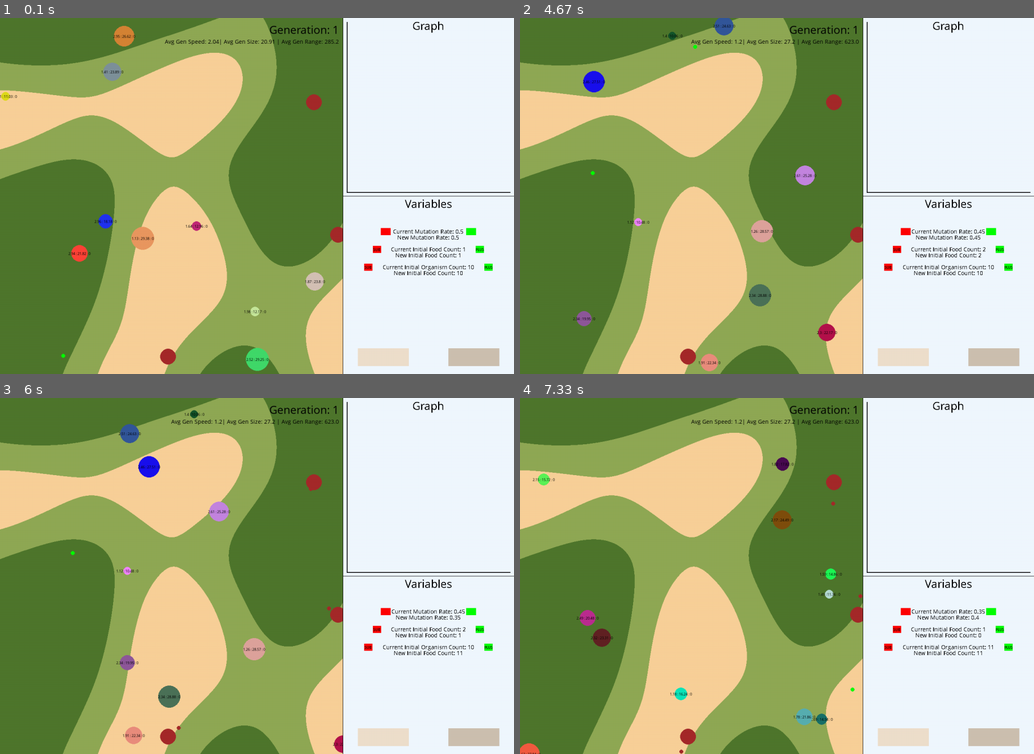
Above: before the commit, frames 1-4 (two rows, left to right).
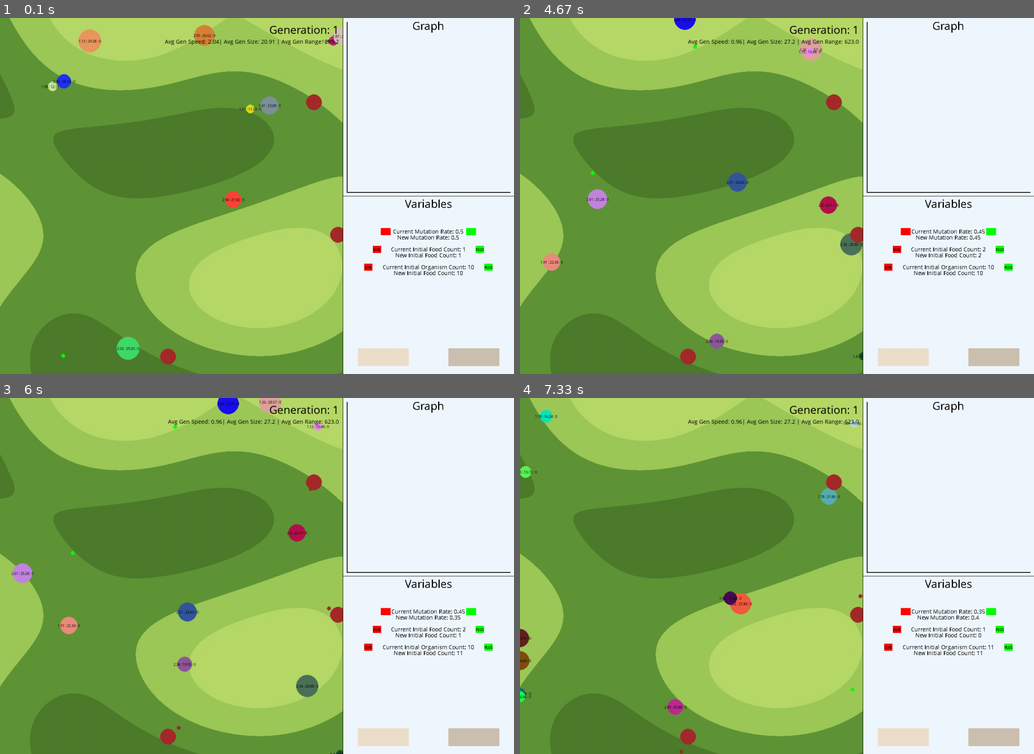
Above: after the commit, the same moments.

Repository: neil-phan/evolve
Game: pygame game, started from src/graphics.py
Same seed, same stepped clock (60 frames per second), same inputs: the game is played once before the commit and once after it.
Inputs (mouse positions are in pixels of both pictures, inside the frame that each line leads up to):
- Up to frame 1 (0.1 s): no input
- Up to frame 2 (4.67 s): click "PLUS" at 0.38 s; click (895, 249) at 0.72 s; press the mouse at (895, 249) at 1.03 s; move the mouse to (782, 192) at 1.13 s; release the mouse at (669, 139) at 1.27 s; press the mouse at (890, 267) at 1.37 s; move the mouse to (828, 295) at 1.47 s; release the mouse at (766, 324) at 1.6 s; press the mouse at (890, 267) at 1.7 s; move the mouse to (735, 228) at 1.8 s; release the mouse at (586, 185) at 1.93 s; press the mouse at (992, 356) at 2.03 s; move the mouse to (900, 341) at 2.13 s; release the mouse at (812, 331) at 2.27 s; click (900, 356) at 2.38 s; press the mouse at (1008, 267) at 2.7 s; move the mouse to (838, 245) at 2.8 s; release the mouse at (669, 224) at 2.93 s; press the mouse at (998, 249) at 3.03 s; move the mouse to (812, 224) at 3.13 s; release the mouse at (622, 199) at 3.27 s; press the mouse at (905, 231) at 3.37 s; move the mouse to (869, 228) at 3.47 s; release the mouse at (838, 228) at 3.6 s; press the mouse at (1008, 267) at 3.7 s; move the mouse to (864, 285) at 3.8 s; release the mouse at (720, 302) at 3.93 s; press the mouse at (998, 249) at 4.03 s; move the mouse to (915, 220) at 4.13 s; release the mouse at (828, 188) at 4.27 s; press the mouse at (900, 356) at 4.37 s; move the mouse to (756, 270) at 4.47 s; release the mouse at (612, 188) at 4.6 s
- Up to frame 3 (6 s): press the mouse at (375, 629) at 4.7 s; move the mouse to (411, 654) at 4.8 s; release the mouse at (447, 679) at 4.93 s; press the mouse at (385, 611) at 5.03 s; move the mouse to (267, 618) at 5.13 s; release the mouse at (149, 629) at 5.27 s; press the mouse at (385, 611) at 5.37 s; move the mouse to (303, 558) at 5.47 s; release the mouse at (221, 508) at 5.6 s; press the mouse at (488, 647) at 5.7 s; move the mouse to (344, 665) at 5.8 s; release the mouse at (200, 682) at 5.93 s
- Up to frame 4 (7.33 s): press the mouse at (900, 736) at 6.03 s; move the mouse to (864, 632) at 6.13 s; release the mouse at (823, 526) at 6.27 s; press the mouse at (900, 736) at 6.37 s; move the mouse to (869, 665) at 6.47 s; release the mouse at (833, 593) at 6.6 s; press the mouse at (895, 629) at 6.7 s; move the mouse to (777, 597) at 6.8 s; release the mouse at (658, 568) at 6.93 s; press the mouse at (992, 611) at 7.03 s; move the mouse to (828, 583) at 7.13 s; release the mouse at (669, 551) at 7.27 s

The runs differ from the first frame. In frame 1, 64% of the frame differs, in the area x 0-67%, y 0-100%; in frame 2, 64%; in frame 3, 64%; in frame 4, 64%.

Commit message:
added terrain files and varying speeds

Diff:
--- a/src/graphics.py
+++ b/src/graphics.py
@@ -1,3 +1,4 @@
+from attr import asdict
 import pygame
 from simple import organism, predator, food, tree
 from simple.terrain import simple_terrain
@@ -5,6 +6,7 @@
 import matplotlib.pyplot as plt
 import graph
 import random
+from PIL import Image
 
 """
 Helper class to make the buttons for the menu variables.
@@ -20,7 +22,8 @@
 
         self.button_surface = pygame.Surface((self.w, self.h))
         self.button_surface.fill(color)
-        self.button_rect = self.button_surface.get_rect(center=(self.x, self.y))
+        self.button_rect = self.button_surface.get_rect(
+            center=(self.x, self.y))
 
         self.text_surface = self.font.render(self.text, False, 'black')
         self.text_rect = self.text_surface.get_rect(center=(self.x, self.y))
@@ -33,6 +36,7 @@
         if self.button_rect.collidepoint(pygame.mouse.get_pos()) and pygame.mouse.get_pressed()[0]:
             return func(variable)
         return variable
+
 
 # initialize pygame
 pygame.init()
@@ -45,7 +49,17 @@
 
 # Terrain variables
 FEATURE_SIZE = 100  # controls "resolution" (higher means more blurry)
-FREQUENCY = 3  # controls noise level (higher means more noise)
+FREQUENCY = 2  # controls noise level (higher means more noise)
+MUD = (112, 84, 62)  # this can also be water
+BEACH = (212, 209, 181)
+GRASS = (183, 217, 104)
+HILL = (157, 201, 88)
+FOREST = (95, 149, 55)
+DARK_FOREST = (77, 124, 45)
+image_string = 'generated_terrains/terrain' + \
+    str(random.randrange(1, 13)) + '.jpg'
+im = Image.open(image_string)
+pix = im.load()
 
 # Environment variables
 FPS = 60
@@ -109,32 +123,38 @@
 menu_rect = menu_surface.get_rect(topleft=(SIM_WIDTH, 0))
 
 graph_text_surface = FONT.render('Graph', False, 'black')
-graph_text_surface_rect = graph_text_surface.get_rect(midtop=(SIM_WIDTH+offset // 2, 0))
+graph_text_surface_rect = graph_text_surface.get_rect(
+    midtop=(SIM_WIDTH + offset // 2, 0))
 variables_text_surface = FONT.render('Variables', False, 'black')
-variables_text_surface_rect = variables_text_surface.get_rect(midtop=(SIM_WIDTH+offset//2, HEIGHT//2))
-
-pause_surface = pygame.Surface((offset*0.30, HEIGHT*0.05))
+variables_text_surface_rect = variables_text_surface.get_rect(
+    midtop=(SIM_WIDTH + offset // 2, HEIGHT // 2))
+
+pause_surface = pygame.Surface((offset * 0.30, HEIGHT * 0.05))
 pause_surface.fill('antiquewhite3')
-pause_surface_rect = pause_surface.get_rect(bottomleft=(WIDTH-offset//2+50, HEIGHT - 20))
-
-generate_surface = pygame.Surface((offset*0.30, HEIGHT*0.05))
+pause_surface_rect = pause_surface.get_rect(
+    bottomleft=(WIDTH - offset // 2 + 50, HEIGHT - 20))
+
+generate_surface = pygame.Surface((offset * 0.30, HEIGHT * 0.05))
 generate_surface.fill('antiquewhite2')
-generate_surface_rect = generate_surface.get_rect(bottomright=(WIDTH-(offset//2)-50, HEIGHT-20))
+generate_surface_rect = generate_surface.get_rect(
+    bottomright=(WIDTH - (offset // 2) - 50, HEIGHT - 20))
 
 # GRAPH STUFF
-graph = graph.Graph(WINDOW, ((SIM_WIDTH, WIDTH), (HEIGHT//2, 0)))
-
-#SIMULATION OVER
+graph = graph.Graph(WINDOW, ((SIM_WIDTH, WIDTH), (HEIGHT // 2, 0)))
+
+# SIMULATION OVER
 simulation_over_text = FONT.render('Simulation Over.', False, 'black')
-simulation_over_text_rect = simulation_over_text.get_rect(center=(SIM_WIDTH//2, HEIGHT//2))
-
-range_plus_button= Button(WINDOW, (offset*0.06, HEIGHT*0.02), (SIM_WIDTH+offset//2-offset*0.25, HEIGHT//2+HEIGHT*0.1), 'aquamarine3', 'PLUS', 10)
+simulation_over_text_rect = simulation_over_text.get_rect(
+    center=(SIM_WIDTH // 2, HEIGHT // 2))
+
+range_plus_button = Button(WINDOW, (offset * 0.06, HEIGHT * 0.02), (SIM_WIDTH +
+                           offset // 2 - offset * 0.25, HEIGHT // 2 + HEIGHT * 0.1), 'aquamarine3', 'PLUS', 10)
 # Produce a random color combination
 def random_color():
     r = random.randrange(0, 256)
     g = random.randrange(0, 256)
     b = random.randrange(0, 256)
-    return (r,g,b)
+    return (r, g, b)
 
 # Create N organisms with unique traits
 def make_organisms(N, mutation_rate):
@@ -143,9 +163,10 @@
         'x_max': SIM_WIDTH,
         'y_max': HEIGHT,
     }
-    for i in range (N):
+    for i in range(N):
         color = random_color()
-        org = organism.Organism(color, env_map, mutation_rate, settings=o_settings)
+        org = organism.Organism(
+            color, env_map, mutation_rate, settings=o_settings)
         orgs.append(org)
     return orgs
 
@@ -190,7 +211,7 @@
             orgs.remove(org)
         else:
             if org.fitness >= 2:
-                for i in range(org.fitness-1):
+                for i in range(org.fitness - 1):
                     child = org.reproduce()
                     orgs.append(child)
             org.fitness = 0
@@ -217,8 +238,22 @@
 def draw(orgs, preds, foods, trees, generation_num, terrain):
     surface = pygame.image.load(terrain)
     WINDOW.blit(surface, (0, 0))
-
     for org in orgs:
+        # changing speed based on terrain
+        color = pix[org.x, org.y]
+        if color == MUD:
+            org.speed = org.speeds[8]
+        elif color == BEACH:
+            org.speed = org.speeds[0]
+        elif color == GRASS:
+            org.speed = org.speeds[1]
+        elif color == HILL:
+            org.speed = org.speeds[2]
+        elif color == FOREST:
+            org.speed = org.speeds[3]
+        elif color == DARK_FOREST:
+            org.speed = org.speeds[5]
+
         org.draw(WINDOW)
         org.nearest_food(foods)
         org.think()
@@ -247,7 +282,8 @@
 
     WINDOW.blit(menu_surface, menu_rect)
     pygame.draw.line(WINDOW, 'black', (SIM_WIDTH, 0), (SIM_WIDTH, HEIGHT), 1)
-    pygame.draw.line(WINDOW, 'black', (SIM_WIDTH, HEIGHT // 2), (WIDTH, HEIGHT // 2), 1)
+    pygame.draw.line(WINDOW, 'black', (SIM_WIDTH, HEIGHT // 2),
+                     (WIDTH, HEIGHT // 2), 1)
 
     WINDOW.blit(graph_text_surface, graph_text_surface_rect)
     WINDOW.blit(variables_text_surface, variables_text_surface_rect)
@@ -272,16 +308,16 @@
     WINDOW.blit(simulation_over_text, simulation_over_text_rect)
 
 def subtract_food(food_count):
-    return food_count-1
+    return food_count - 1
 
 def add_food(food_count):
-    return food_count+1
+    return food_count + 1
 
 def subtract_org(org_count):
-    return org_count-1
+    return org_count - 1
 
 def add_org(org_count):
-    return org_count+1
+    return org_count + 1
 
 # create game loop
 def main():
@@ -305,26 +341,31 @@
     generation_num = 1
     paused = False
 
-    plus_text_surface = pygame.Surface((offset*0.06, HEIGHT*0.02))
+    plus_text_surface = pygame.Surface((offset * 0.06, HEIGHT * 0.02))
     plus_text_surface.fill('green')
-    plus_text_rect = plus_text_surface.get_rect(center=(SIM_WIDTH+offset//2+offset*0.25, HEIGHT//2+HEIGHT*0.1))
-    minus_surface = pygame.Surface((offset*0.06, HEIGHT*0.02))
+    plus_text_rect = plus_text_surface.get_rect(
+        center=(SIM_WIDTH + offset // 2 + offset * 0.25, HEIGHT // 2 + HEIGHT * 0.1))
+    minus_surface = pygame.Surface((offset * 0.06, HEIGHT * 0.02))
     minus_surface.fill('red')
-    minus_rect = minus_surface.get_rect(center=(SIM_WIDTH+offset//2-offset*0.25, HEIGHT//2+HEIGHT*0.1))
-
-    food_plus = Button(WINDOW, (offset*0.05, HEIGHT*0.02), (SIM_WIDTH+offset//2+offset*0.30, HEIGHT//2+HEIGHT*0.15), 'green', 'PLUS', 10)
-    food_minus = Button(WINDOW, (offset*0.05, HEIGHT*0.02), (SIM_WIDTH+offset//2-offset*0.30, HEIGHT//2+HEIGHT*0.15), 'red', 'SUB', 10)
-
-    org_plus = Button(WINDOW, (offset*0.05, HEIGHT*0.02), (SIM_WIDTH+offset//2+offset*0.35, HEIGHT//2+HEIGHT*0.20), 'green', 'PLUS', 10)
-    org_minus = Button(WINDOW, (offset*0.05, HEIGHT*0.02), (SIM_WIDTH+offset//2-offset*0.35, HEIGHT//2+HEIGHT*0.20), 'red', 'SUB', 10)
-
+    minus_rect = minus_surface.get_rect(
+        center=(SIM_WIDTH + offset // 2 - offset * 0.25, HEIGHT // 2 + HEIGHT * 0.1))
+
+    food_plus = Button(WINDOW, (offset * 0.05, HEIGHT * 0.02), (SIM_WIDTH + offset //
+                       2 + offset * 0.30, HEIGHT // 2 + HEIGHT * 0.15), 'green', 'PLUS', 10)
+    food_minus = Button(WINDOW, (offset * 0.05, HEIGHT * 0.02), (SIM_WIDTH +
+                        offset // 2 - offset * 0.30, HEIGHT // 2 + HEIGHT * 0.15), 'red', 'SUB', 10)
+
+    org_plus = Button(WINDOW, (offset * 0.05, HEIGHT * 0.02), (SIM_WIDTH + offset //
+                      2 + offset * 0.35, HEIGHT // 2 + HEIGHT * 0.20), 'green', 'PLUS', 10)
+    org_minus = Button(WINDOW, (offset * 0.05, HEIGHT * 0.02), (SIM_WIDTH +
+                       offset // 2 - offset * 0.35, HEIGHT // 2 + HEIGHT * 0.20), 'red', 'SUB', 10)
 
     speed, size, rng = make_graph(orgs)
     np.append(DATA, (speed, size, rng))
 
     while running:
         org_num = len(orgs)
-        clock.tick(FPS) #   Caps game frames at 60fps
+        clock.tick(FPS)  # Caps game frames at 60fps
         for event in pygame.event.get():
             if event.type == pygame.QUIT:
                 running = False
@@ -333,8 +374,10 @@
             new_food_count = food_plus.action(add_food, new_food_count)
             new_food_count = food_minus.action(subtract_food, new_food_count)
 
-            new_initial_org_count = org_plus.action(add_org, new_initial_org_count)
-            new_initial_org_count = org_minus.action(subtract_org, new_initial_org_count)
+            new_initial_org_count = org_plus.action(
+                add_org, new_initial_org_count)
+            new_initial_org_count = org_minus.action(
+                subtract_org, new_initial_org_count)
 
             if pause_surface_rect.collidepoint(pygame.mouse.get_pos()) and pygame.mouse.get_pressed()[0]:
                 paused = not paused
@@ -345,7 +388,8 @@
                 mutation_rate = new_mutation_rate
                 food_count = new_food_count
                 initial_org_count = new_initial_org_count
-                orgs, foods, counter, generation_num, paused = generate_simulation(initial_org_count, mutation_rate, food_count)
+                orgs, foods, counter, generation_num, paused = generate_simulation(
+                    initial_org_count, mutation_rate, food_count)
 
             if plus_text_rect.collidepoint(pygame.mouse.get_pos()) and pygame.mouse.get_pressed()[0]:
                 new_mutation_rate = round(new_mutation_rate + 0.05, 2)
@@ -355,7 +399,6 @@
                     new_mutation_rate = round(new_mutation_rate - 0.05, 2)
 
             if event.type == pygame.USEREVENT:
-
 
                 # # replenish food in areas without trees
                 # if counter % FOOD_REPLENISH_TIME == 0:
@@ -377,9 +420,9 @@
                 if not paused:
                     counter -= 1
 
-                        #reset after 15 seconds per generation
+                    # reset after 15 seconds per generation
                 if counter == 0 and org_num > 0:
-                    generation_num+=1
+                    generation_num += 1
                     speed, size, rng = make_graph(orgs)
                     np.append(DATA, (speed, size, rng))
                     generation_done(orgs, speed, size)
@@ -387,7 +430,7 @@
                     counter = GEN_TIMER
 
         if len(foods) == 0 and org_num > 0:
-            generation_num+=1
+            generation_num += 1
             speed, size, rng = make_graph(orgs)
             np.append(DATA, (speed, size, rng))
             generation_done(orgs, speed, size)
@@ -395,24 +438,35 @@
             counter = GEN_TIMER
 
         # Display all objects on screen
-        draw(orgs, preds, foods, trees, generation_num, "landscape.png")
+        draw(orgs, preds, foods, trees, generation_num, image_string)
 
         # MENU VARIABLES
-        mutation_text_surface = SUB_FONT.render(f'Current Mutation Rate: {str(mutation_rate)}', False, 'black')
-        new_mutation_text_surface = SUB_FONT.render(f'New Mutation Rate: {str(new_mutation_rate)}', False, 'black')
-        mutation_text_rect = mutation_text_surface.get_rect(center=(SIM_WIDTH+offset//2, HEIGHT//2+HEIGHT*0.1))
-        new_mutation_text_rect = new_mutation_text_surface.get_rect(center=(SIM_WIDTH+offset//2, HEIGHT//2+HEIGHT*0.1+15))
-
-        food_text_surface = SUB_FONT.render(f'Current Initial Food Count: {str(food_count)}', False, 'black')
-        new_food_text_surface = SUB_FONT.render(f'New Initial Food Count: {str(new_food_count)}', False, 'black')
-        food_text_rect = food_text_surface.get_rect(center=(SIM_WIDTH+offset//2, HEIGHT//2+HEIGHT*0.15))
-        new_food_text_rect = new_food_text_surface.get_rect(center=(SIM_WIDTH+offset//2, HEIGHT//2+HEIGHT*0.15+15))
-
-        org_text_surface = SUB_FONT.render(f'Current Initial Organism Count: {str(initial_org_count)}', False, 'black')
-        new_org_text_surface = SUB_FONT.render(f'New Initial Food Count: {str(new_initial_org_count)}', False, 'black')
-        org_text_rect = org_text_surface.get_rect(center=(SIM_WIDTH+offset//2, HEIGHT//2+HEIGHT*0.20))
-        new_org_text_rect = new_org_text_surface.get_rect(center=(SIM_WIDTH+offset//2, HEIGHT//2+HEIGHT*0.20+15))
-
+        mutation_text_surface = SUB_FONT.render(
+            f'Current Mutation Rate: {str(mutation_rate)}', False, 'black')
+        new_mutation_text_surface = SUB_FONT.render(
+            f'New Mutation Rate: {str(new_mutation_rate)}', False, 'black')
+        mutation_text_rect = mutation_text_surface.get_rect(
+            center=(SIM_WIDTH + offset // 2, HEIGHT // 2 + HEIGHT * 0.1))
+        new_mutation_text_rect = new_mutation_text_surface.get_rect(
+            center=(SIM_WIDTH + offset // 2, HEIGHT // 2 + HEIGHT * 0.1 + 15))
+
+        food_text_surface = SUB_FONT.render(
+            f'Current Initial Food Count: {str(food_count)}', False, 'black')
+        new_food_text_surface = SUB_FONT.render(
+            f'New Initial Food Count: {str(new_food_count)}', False, 'black')
+        food_text_rect = food_text_surface.get_rect(
+            center=(SIM_WIDTH + offset // 2, HEIGHT // 2 + HEIGHT * 0.15))
+        new_food_text_rect = new_food_text_surface.get_rect(
+            center=(SIM_WIDTH + offset // 2, HEIGHT // 2 + HEIGHT * 0.15 + 15))
+
+        org_text_surface = SUB_FONT.render(
+            f'Current Initial Organism Count: {str(initial_org_count)}', False, 'black')
+        new_org_text_surface = SUB_FONT.render(
+            f'New Initial Food Count: {str(new_initial_org_count)}', False, 'black')
+        org_text_rect = org_text_surface.get_rect(
+            center=(SIM_WIDTH + offset // 2, HEIGHT // 2 + HEIGHT * 0.20))
+        new_org_text_rect = new_org_text_surface.get_rect(
+            center=(SIM_WIDTH + offset // 2, HEIGHT // 2 + HEIGHT * 0.20 + 15))
 
         WINDOW.blit(mutation_text_surface, mutation_text_rect)
         WINDOW.blit(new_mutation_text_surface, new_mutation_text_rect)
@@ -430,14 +484,16 @@
 
         # GRAPH
         text = FONT.render(f"Generation: {generation_num}", 1, 'black')
-        graph_text = SUB_FONT.render(f"Avg Gen Speed: {speed}| Avg Gen Size: {size} | Avg Gen Range: {rng}", 1, 'black')
-        WINDOW.blit(text, (SIM_WIDTH-10-text.get_width(), 10))
-        WINDOW.blit(graph_text, (SIM_WIDTH-10-graph_text.get_width(), 50))
+        graph_text = SUB_FONT.render(
+            f"Avg Gen Speed: {speed}| Avg Gen Size: {size} | Avg Gen Range: {rng}", 1, 'black')
+        WINDOW.blit(text, (SIM_WIDTH - 10 - text.get_width(), 10))
+        WINDOW.blit(graph_text, (SIM_WIDTH - 10 - graph_text.get_width(), 50))
         graph.draw()
 
         if org_num == 0:
             simulation_over()
         pygame.display.update()
 
+
 if __name__ == '__main__':
     main()
--- /dev/null
+++ b/src/imagetest.py
@@ -0,0 +1,9 @@
+from PIL import Image
+import random
+# string = 'terrain' + str(random.randrange(1, 13)) + '.png'
+# print(string)
+#im = Image.open(string)
+# im.show()
+im = Image.open(
+    "/Users/aliparslan/Desktop/school/uva/comp-bio/evolve/src/generated_terrains/terrain5.jpg")
+im.show()
--- a/src/simple/organism.py
+++ b/src/simple/organism.py
@@ -23,6 +23,7 @@
     fitness (int): how much food the organism has consumed
     energy (int): the amount of energy the organism can utilize
     """
+
     def __init__(self, color, env_map, mutation_rate, coords=None, range=None, speed=None, rad=None, settings=None, wih=None, who=None):
         """
         Initializes an organism object in a random.uniform (x, y) location on env_map.
@@ -38,32 +39,42 @@
         self.range = range if range != None else random.randrange(100, 800)
         self.paused = False
         self.color = color
-        self.speed = speed if speed != None else random.uniform(1,3)
-        self.rad = rad if rad != None else random.uniform(10,30)
+        self.speed = speed if speed != None else random.uniform(1, 3)
+        my_speed = self.speed
+        self.speeds = [my_speed, 0.9 * my_speed, 0.8 * my_speed, 0.7 * my_speed,
+                       0.6 * my_speed, 0.5 * my_speed, 0.4 * my_speed, 0.3 * my_speed,
+                       0.2 * my_speed, 0.1 * my_speed, ]
+        self.rad = rad if rad != None else random.uniform(10, 30)
         self.fitness = 0
-        self.r = random.uniform(0, 360)                                       # View
+        # View
+        self.r = random.uniform(0, 360)
         # self.energy = 100000
         # self.energy_cost = self.get_energy_cost()
 
         if coords == None:
-            self.x = random.randrange(0, env_map['x_max'])                       # Starting X
-            self.y = random.randrange(0, env_map['y_max'])                       # Starting Y
+            self.x = random.randrange(
+                0, env_map['x_max'])                       # Starting X
+            self.y = random.randrange(
+                0, env_map['y_max'])                       # Starting Y
         else:
             self.x = coords[0]
             self.y = coords[1]
 
-        self.text = self.FONT.render(f'{round(self.speed, 2)} : {round(self.rad, 2)} : {round(self.fitness, 1)}', 1, 'black')
+        self.text = self.FONT.render(
+            f'{round(self.speed, 2)} : {round(self.rad, 2)} : {round(self.fitness, 1)}', 1, 'black')
         self.r_food = 0
 
         # Inner layer
         if wih is None:
-            self.wih = np.random.uniform(-1, 1, (settings['hidden'], settings['input']))
+            self.wih = np.random.uniform(-1, 1,
+                                         (settings['hidden'], settings['input']))
         else:
             self.wih = wih
 
         # Outer layer
         if who is None:
-            self.who = np.random.uniform(-1, 1, (settings['output'], settings['hidden']))
+            self.who = np.random.uniform(-1, 1,
+                                         (settings['output'], settings['hidden']))
         else:
             self.who = who
 
@@ -73,7 +84,11 @@
     def draw(self, win):
         pygame.draw.circle(win, self.color, (self.x, self.y), self.rad)
         #pygame.draw.circle(win, 'black', (self.x, self.y), self.range, 1)
-        win.blit(self.text, (self.x-self.text.get_width()//2, self.y-self.text.get_height()//2))
+        win.blit(self.text, (self.x - self.text.get_width() //
+                 2, self.y - self.text.get_height() // 2))
+
+    def change_speed(self, new_speed):
+        self.speed = new_speed
 
     ########################## NEURAL NETWORK  ##########################
     def sigmoid(x):
@@ -89,10 +104,10 @@
     def think(self):
         h1 = np.tanh(np.dot(self.wih, self.r_food))  # hidden layers
         out = np.tanh(np.dot(self.who, h1))          # output layer
-       #print(out)
+       # print(out)
         # UPDATE dv AND dr WITH MLP RESPONSE
         self.nn_direction = float(out[0])   # [-1, 1]  (left=1, right=-1)
-        #print(self.nn_direction)
+        # print(self.nn_direction)
 
     # Move the organism in its current orientation
     def move(self, xmax, ymax):
@@ -105,10 +120,14 @@
             self.y += self.speed * math.sin(math.radians(self.r))
 
             # Set the bounds
-            if self.x < 0: self.x = 0
-            elif self.x > xmax: self.x = xmax
-            if self.y < 0: self.y = 0
-            elif self.y > ymax: self.y = ymax
+            if self.x < 0:
+                self.x = 0
+            elif self.x > xmax:
+                self.x = xmax
+            if self.y < 0:
+                self.y = 0
+            elif self.y > ymax:
+                self.y = ymax
 
             self.center = (self.x, self.y)
    #######################################################################
@@ -118,12 +137,13 @@
 
     def norm(self, x, y):
         _len = self.length(x, y)
-        return x/_len, y/_len
+        return x / _len, y / _len
 
     def nearest_food(self, foods):
         pos = pygame.math.Vector2(self.x, self.y)
         if len(foods) > 0:
-            closest_food = min([food for food in foods], key=lambda food: pos.distance_to(pygame.math.Vector2(food.x, food.y)))
+            closest_food = min([food for food in foods], key=lambda food: pos.distance_to(
+                pygame.math.Vector2(food.x, food.y)))
             fx, fy = closest_food.x, closest_food.y
             dx, dy = self.x - fx, self.y - fy
             self.r_food = math.degrees(math.atan2(dy, dx))
@@ -143,20 +163,19 @@
     #         else:
     #             self.move(xmax, ymax)
 
-
     # def mouse_move(self):
     #     pos = pygame.mouse.get_pos()
     #     self.x = pos[0]
     #     self.y = pos[1]
 
     def get_distance(self, obj):
-        dist = math.hypot(obj.x - self.x, obj.y-self.y)
+        dist = math.hypot(obj.x - self.x, obj.y - self.y)
         return dist
 
     def is_eating(self, obj):
         dist = self.get_distance(obj)
-        if dist <= obj.rad + self.rad and self.rad > obj.rad*1.25:
-            self.fitness+= obj.energy
+        if dist <= obj.rad + self.rad and self.rad > obj.rad * 1.25:
+            self.fitness += obj.energy
             # self.energy+=100000
             return True
         return False
@@ -168,20 +187,28 @@
 
         # Mutate random row
         row = random.randrange(0, len(wih_new))
-        wih_new[row] = wih_new[row] * random.uniform(1-self.mutation_rate, 1+self.mutation_rate)
+        wih_new[row] = wih_new[row] * \
+            random.uniform(1 - self.mutation_rate, 1 + self.mutation_rate)
         row = random.randrange(0, len(who_new))
-        who_new[row] = who_new[row] * random.uniform(1-self.mutation_rate, 1+self.mutation_rate)
+        who_new[row] = who_new[row] * \
+            random.uniform(1 - self.mutation_rate, 1 + self.mutation_rate)
 
         # Create the child
         child = Organism(self.color,
-                        {'x_max':1, 'y_max':1},
-                        self.mutation_rate,
-                        (self.x+10, self.y+10),
-                         self.range * random.uniform(1-self.mutation_rate, 1+self.mutation_rate),
-                         self.speed * random.uniform(1-self.mutation_rate, 1+self.mutation_rate),
-                         self.rad * random.uniform(1-self.mutation_rate, 1+self.mutation_rate),
+                         {'x_max': 1, 'y_max': 1},
+                         self.mutation_rate,
+                         (self.x + 10, self.y + 10),
+                         self.range *
+                         random.uniform(1 - self.mutation_rate,
+                                        1 + self.mutation_rate),
+                         self.speed *
+                         random.uniform(1 - self.mutation_rate,
+                                        1 + self.mutation_rate),
+                         self.rad *
+                         random.uniform(1 - self.mutation_rate,
+                                        1 + self.mutation_rate),
                          wih=wih_new, who=who_new
-                        )
+                         )
         return child
 
     # def get_energy_cost(self):
--- a/src/simple/terrain.py
+++ b/src/simple/terrain.py
@@ -4,6 +4,7 @@
 import pygame
 
 # initialize biome colors
+# outdated, look at environment branch
 WATER = (0, 0, 255)
 BEACH = (249, 209, 153)
 FOREST = (144, 169, 85)
Binary file added: generated_terrains/terrain1.jpg
Binary file added: generated_terrains/terrain10.jpg
Binary file added: generated_terrains/terrain11.jpg
Binary file added: generated_terrains/terrain12.jpg
Binary file added: generated_terrains/terrain2.jpg
Binary file added: generated_terrains/terrain3.jpg
Binary file added: generated_terrains/terrain4.jpg
Binary file added: generated_terrains/terrain5.jpg
Binary file added: generated_terrains/terrain6.jpg
Binary file added: generated_terrains/terrain7.jpg
Binary file added: generated_terrains/terrain8.jpg
Binary file added: generated_terrains/terrain9.jpg
(and 5 more such lines)
